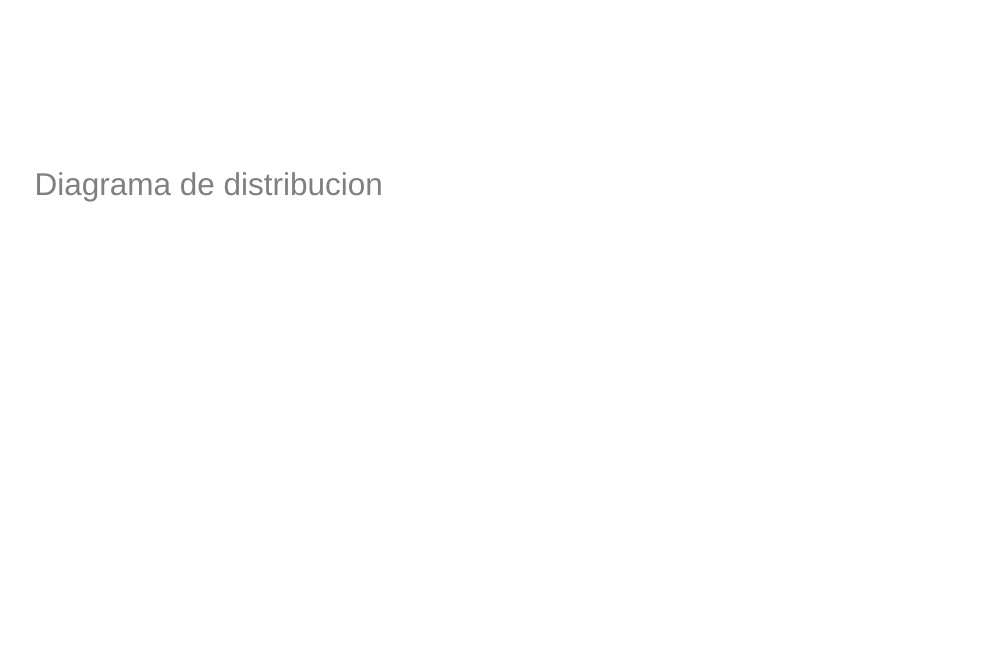
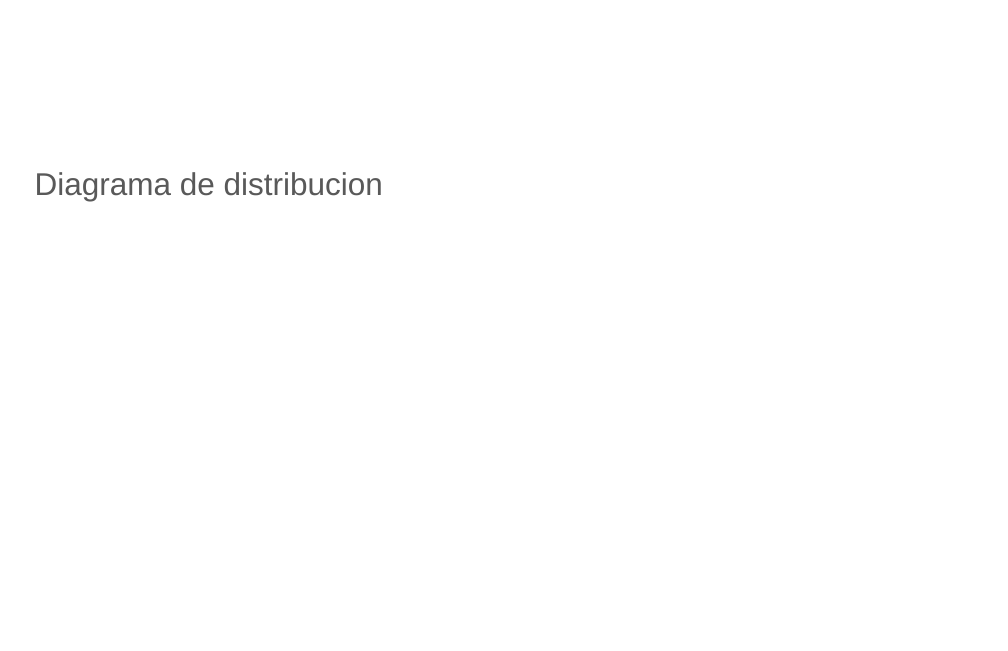
Before and after one commit to juanpa2723/INVENTARIO, a slide deck: slide 22 of Documentacion/Proyecto Inventario (General)/Proyecto Inventario.pptx. Drawn at 1008x651 pixels with LibreOffice and Linux fonts; fonts in the diff are those of the drawing; background and template pictures are left out. Boxes give left, top, right and bottom in pixels: in the first picture for what was removed or moved away, otherwise in the second. Text is boxed around its words. In the diff, an @@ line names an element or a change of style, - is before the commit and + after.

```diff
--- a/Documentacion/Proyecto Inventario (General)/Proyecto Inventario.pptx
+++ b/Documentacion/Proyecto Inventario (General)/Proyecto Inventario.pptx
@@ text "Diagrama de distribucion" at (35, 172, 383, 201): text colour #808080 to #595959 @@
```
Also in this commit, not shown: 2 other slides changed.
